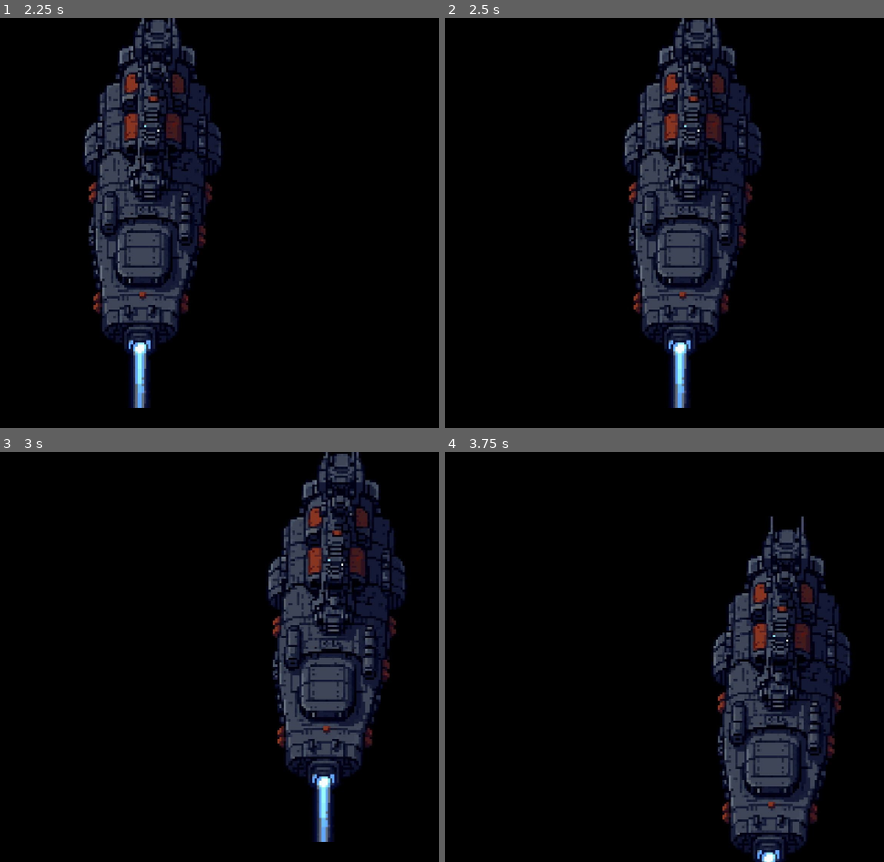
Above: before the commit, frames 1-4 (two rows, left to right).
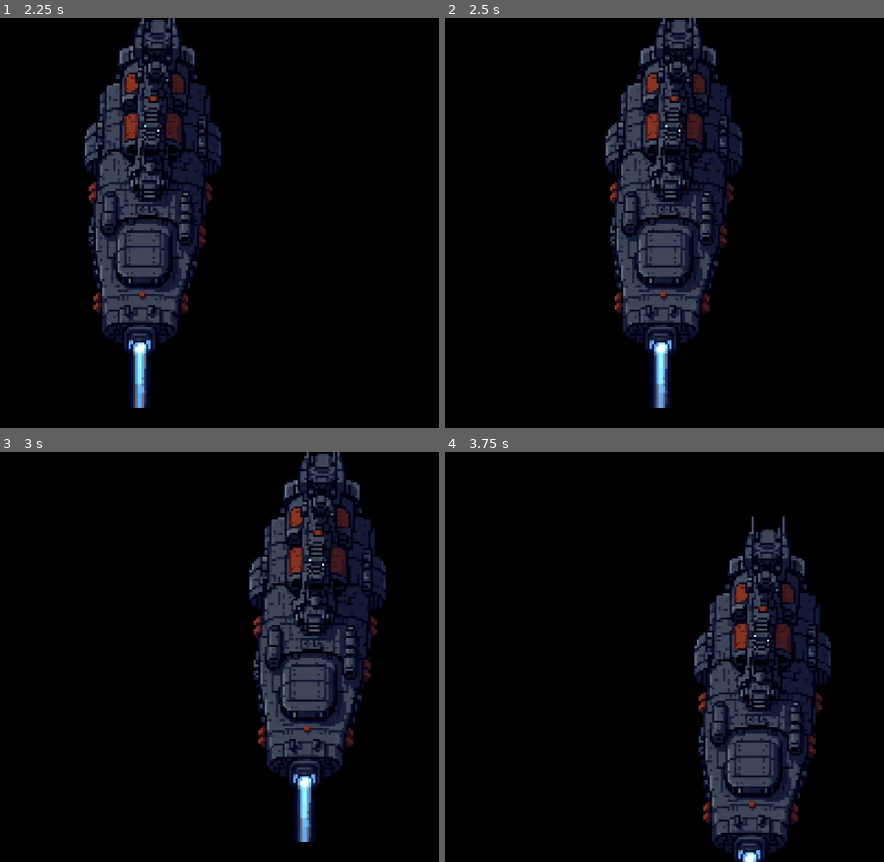
Above: after the commit, the same moments.

Repository: accelangel/space_bastard
Game: Godot game, scene res://Scenes/WorldRoot.tscn
Same seed, same stepped clock (60 frames per second), same inputs: the game is played once before the commit and once after it.
Inputs (mouse positions are in pixels of both pictures, inside the frame that each line leads up to):
- Up to frame 1 (2.25 s): tap Enter at 0.5, 2 s; move the mouse to (232, 202) at 0.52 s; tap Middle mouse button (camera_pan) at 0.6, 1.55 s; tap Space at 1.25 s; move the mouse to (outside the picture) at 1.27 s; tap S (camera_move_down) at 1.35 s; move the mouse to (144, 132) at 2.02 s; hold A (camera_move_left) from 2.03 s (still down)
- Up to frame 2 (2.5 s): keep holding A (camera_move_left); tap Middle mouse button (camera_pan) at 2.3 s
- Up to frame 3 (3 s): move the mouse to (39, 739) at 2.77 s; release A (camera_move_left) at 2.78 s; tap D (camera_move_right) at 2.85 s
- Up to frame 4 (3.75 s): tap Middle mouse button (camera_pan) at 3.05 s; tap Space at 3.5 s; move the mouse to (739, 718) at 3.52 s; hold W (camera_move_up) from 3.53 s (still down)

Frame 1 is identical in both runs. In frame 2, 15% of the frame differs, in the area x 36-73%, y 0-96%; in frame 3, 15%, in the area x 56-93%, y 0-96%; in frame 4, 14%.

Commit message:
Added panning via middle mouse button, scaled to zoom

Diff:
--- a/Scripts/GameCamera.gd
+++ b/Scripts/GameCamera.gd
@@ -1,9 +1,11 @@
 extends Camera2D
 
 @export var zoomSpeed : float = 10
-
 var zoomTarget :Vector2
 
+var dragStartMousePos = Vector2.ZERO
+var dragStartCameraPos = Vector2.ZERO
+var isDragging : bool = false
 
 func _ready():
 	zoomTarget = zoom
@@ -22,7 +24,6 @@
 		zoomTarget *= 0.9
 
 	zoom = zoom.slerp(zoomTarget, zoomSpeed * delta) # Makes the zoom choppy and more sluuuurpy aw bby
-	pass
 
 func Pan(delta):
 	var moveAmount = Vector2.ZERO
@@ -37,7 +38,15 @@
 
 	moveAmount = moveAmount.normalized()
 	position += moveAmount * delta * 1000 * (1/zoom.x)
-	pass
 
 func ClickAndDrag():
-	pass
+	if !isDragging and Input.is_action_just_pressed("camera_pan"):
+		dragStartMousePos = get_viewport().get_mouse_position()
+		dragStartCameraPos = position
+		isDragging = true
+	if isDragging and Input.is_action_just_released("camera_pan"):
+		isDragging = false
+
+	if isDragging:
+		var moveVector = get_viewport().get_mouse_position() - dragStartMousePos
+		position = dragStartCameraPos - moveVector * (1/zoom.x)
